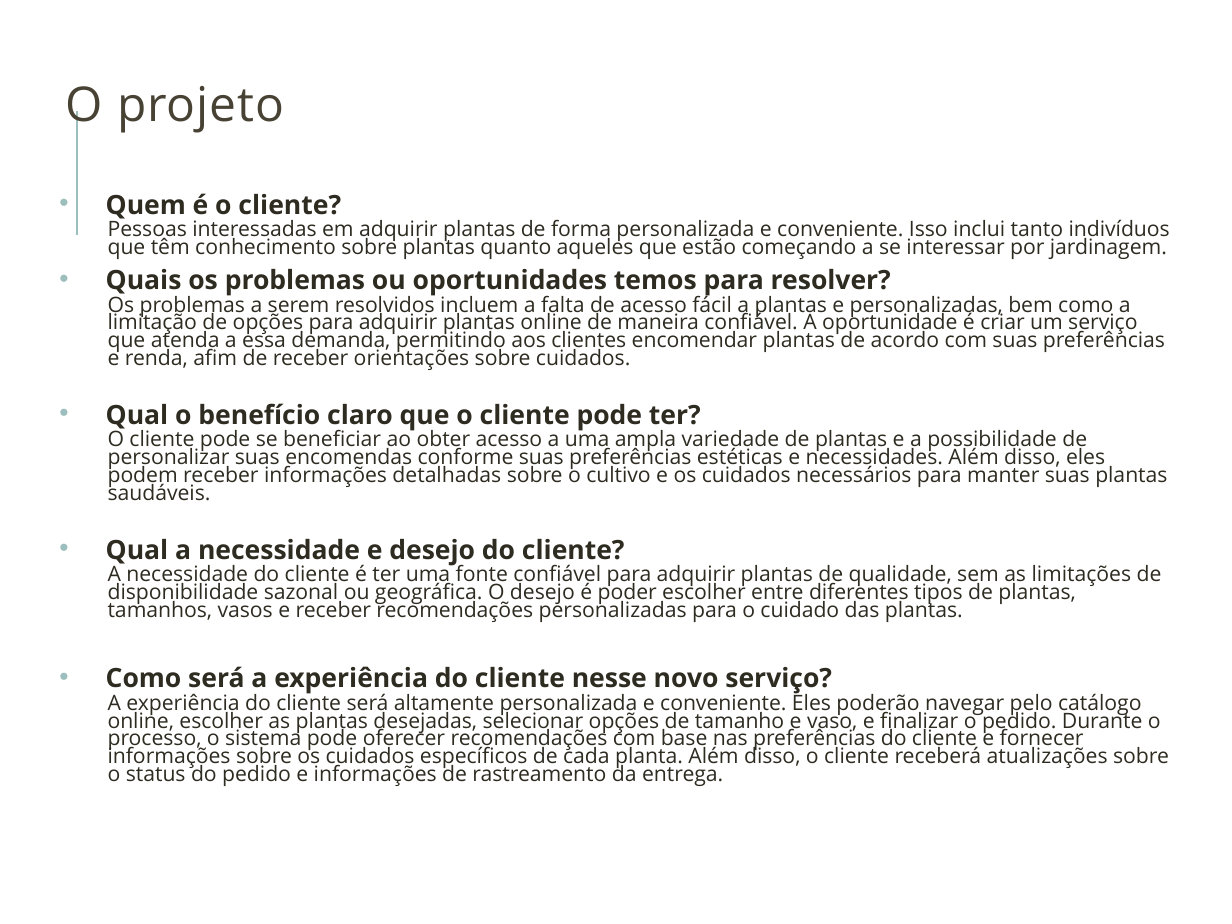
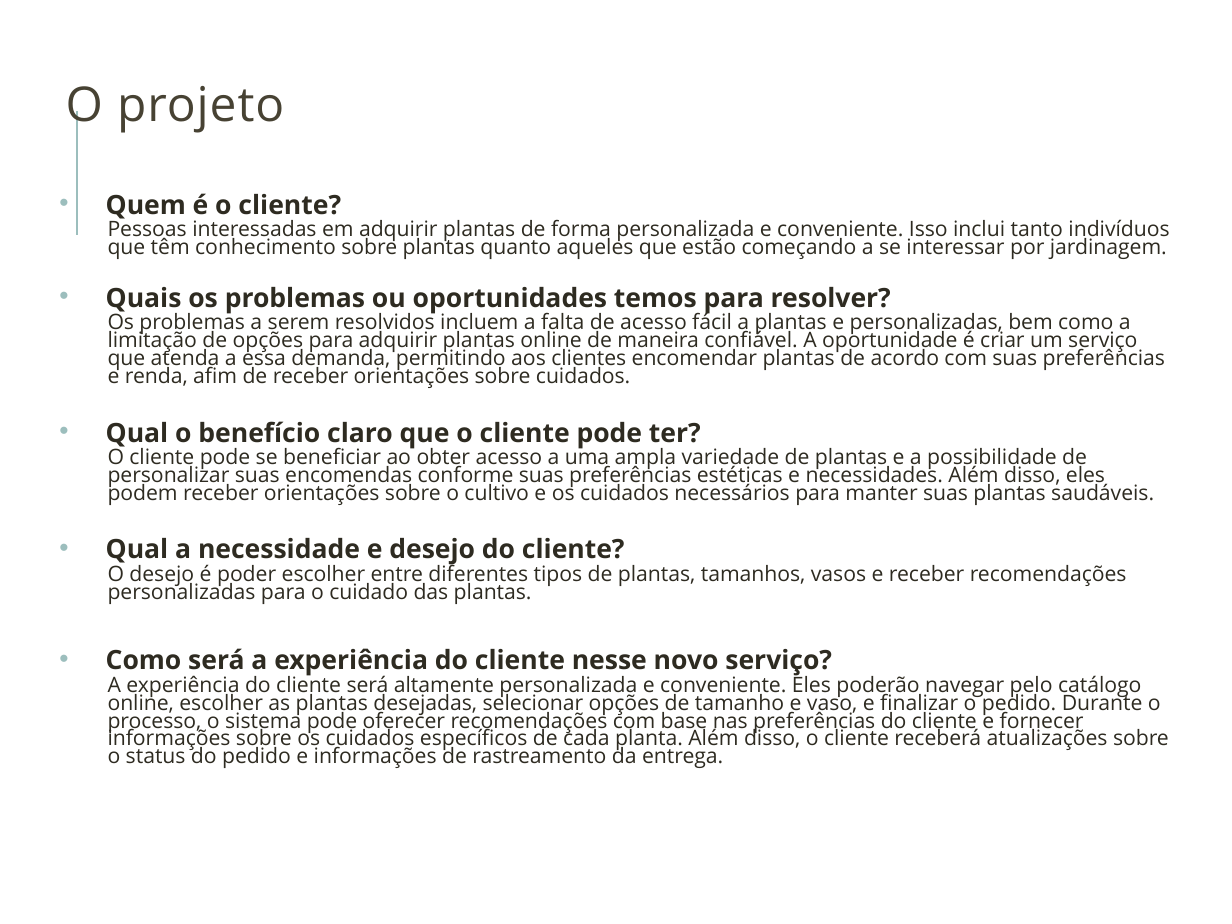
Before and after one commit to erik-tomelin/arborizacao_social, a slide deck: slide 2 of Template_defesa_tema.pptx. Drawn at 1232x924 pixels with LibreOffice and Linux fonts; fonts in the diff are those of the drawing; background and template pictures are left out. Boxes give left, top, right and bottom in pixels: in the first picture for what was removed or moved away, otherwise in the second. Text is boxed around its words. In the diff, an @@ line names an element or a change of style, - is before the commit and + after.

```diff
--- a/Template_defesa_tema.pptx
+++ b/Template_defesa_tema.pptx
@@ text at (108,444,1154,505): text changed @@
-    O cliente pode se beneficiar ao obter acesso a uma ampla variedade de plantas e a possibilidade de personalizar suas encomendas conforme suas preferências estéticas e necessidades. Além disso, eles podem receber informações detalhadas sobre o cultivo e os cuidados necessários para manter suas plantas saudáveis.
+    O cliente pode se beneficiar ao obter acesso a uma ampla variedade de plantas e a possibilidade de personalizar suas encomendas conforme suas preferências estéticas e necessidades. Além disso, eles podem receber orientações sobre o cultivo e os cuidados necessários para manter suas plantas saudáveis.
@@ text at (108,561,1127,604): text changed @@
-    A necessidade do cliente é ter uma fonte confiável para adquirir plantas de qualidade, sem as limitações de disponibilidade sazonal ou geográfica. O desejo é poder escolher entre diferentes tipos de plantas, tamanhos, vasos e receber recomendações personalizadas para o cuidado das plantas.
+    O desejo é poder escolher entre diferentes tipos de plantas, tamanhos, vasos e receber recomendações personalizadas para o cuidado das plantas.
```
Also in this commit, not shown: 4 other slides changed, 6 slides added, 1 slide removed.
